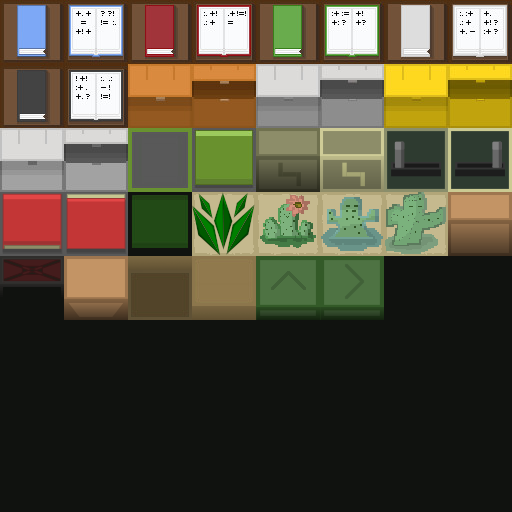
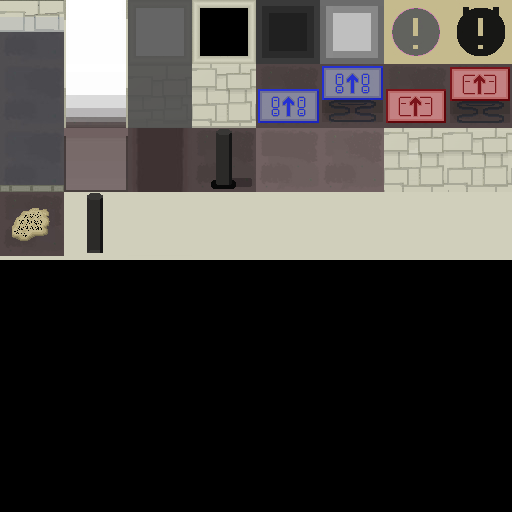
Layered file, before and after one edit (512x512). Changes by layer:
hid "actor" over [0, 0, 512, 512]
added layer "open-door" in group "caves" over [256, 0, 384, 64]
